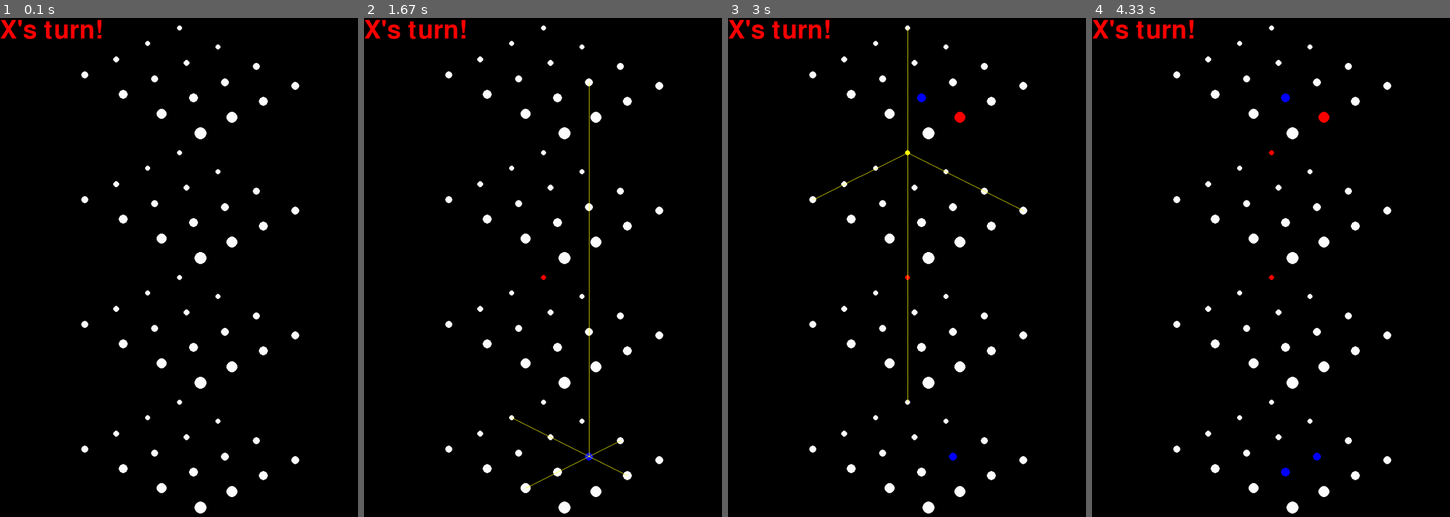
Above: before the commit, frames 1-4 (left to right).
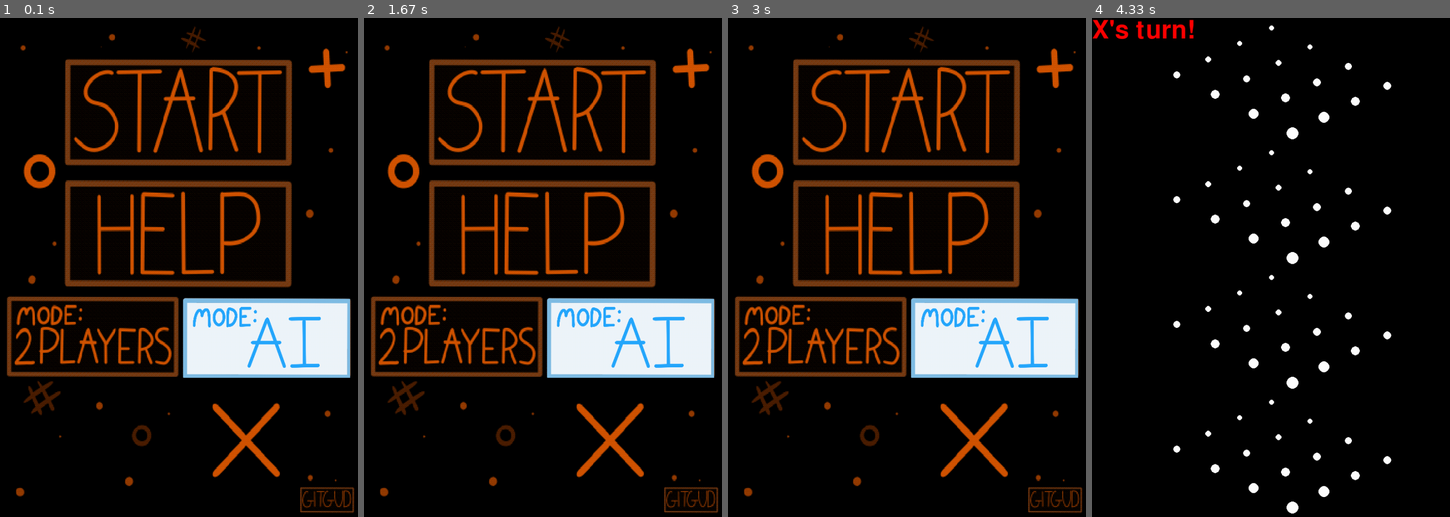
Above: after the commit, the same moments.

Repository: kluedemann/GitGud
Game: pygame game, started from main.py
The game is run twice, just before and just after one commit, with the same random seed, the same clock (stepped at 60 frames per second) and the same inputs.
Inputs (mouse positions are in pixels of both pictures, inside the frame that each line leads up to):
- Up to frame 1 (0.1 s): no input
- Up to frame 2 (1.67 s): click (543, 267) at 0.38 s; press the mouse at (543, 267) at 1.27 s; move the mouse to (564, 357) at 1.37 s; release the mouse at (585, 447) at 1.5 s
- Up to frame 3 (3 s): press the mouse at (907, 267) at 1.7 s; move the mouse to (921, 272) at 1.8 s; release the mouse at (935, 282) at 1.93 s; move the mouse to (953, 122) at 2.23 s; click (953, 122) at 2.45 s; move the mouse to (914, 162) at 2.8 s
- Up to frame 4 (4.33 s): click (1278, 162) at 3.07 s

The runs differ from the first frame. In frame 1, 24% of the frame differs, in the area x 0-100%, y 0-100%; in frame 2, 24%; in frame 3, 24%; in frame 4, 0.2%.

Commit message:
Plz merge :pray:

Diff:
--- a/main.py
+++ b/main.py
@@ -32,6 +32,35 @@
         self.bot = Bot(self.players[1], max_depth=3, epsilon=0)
         self.mode = 'AI'
         self.pos = None
+        self.start = True
+        self.help = False
+
+    def draw_start(self):
+        the_image = pygame.image.load("./Start.png")
+        the_image = pygame.transform.scale(the_image, self.surface.get_size())
+        self.surface.blit(the_image, (0, 0))
+        if self.mode == 'AI':
+            the_image = pygame.image.load("./croppedAI.PNG")
+            the_image = pygame.transform.scale(the_image, (335, 160))
+            self.surface.blit(the_image, (367, 561))
+        else:
+            the_image = pygame.image.load("./cropped2P.PNG")
+            the_image = pygame.transform.scale(the_image, (345, 162))
+            self.surface.blit(the_image, (13, 557))
+        pygame.display.update()
+        return
+
+    def draw_help(self):
+        self.surface.fill((0, 0, 0))
+        lines = ["This game is 4x4x4 Tic-Tac-Toe.", "Click a dot to play a move.", "You win by aligning four dots in a row.", "They may be connected",  "horizontally, vertically, or diagonally.",
+        "Play against a friend or the AI.", "Red is X and goes first. O is blue.", "Click to go back."]
+        color = (255, 100, 0)
+        text_font = pygame.font.SysFont('', 50)
+        for i, line in enumerate(lines):
+            text_image = text_font.render(line, True, color)
+            self.surface.blit(text_image, (50, 75 + 75*i))
+        pygame.display.update()
+        return
 
 
     def draw(self, test=True):
@@ -89,8 +118,12 @@
         # Run main game loop
         # BOT GO FIRST
         # self.turn_num = 1
-
-        self.draw()
+        self.draw_start()
+        while self.start:
+            self.get_events()
+
+        if not self.exit:
+            self.draw()
 
         # BOT GO FIRST
         # z, x, y, _ = self.bot.action(self)
@@ -120,8 +153,9 @@
         for event in events:
             # Exit game
             if event.type == pygame.QUIT:
+                self.start = False
                 self.exit = True
-            elif event.type == pygame.MOUSEBUTTONUP and not self.game_over:
+            elif event.type == pygame.MOUSEBUTTONUP and not self.game_over and not self.start:
                 # Attempt to play turn
                 player = self.players[self.turn_num % 2]
                 coords = pygame.mouse.get_pos()
@@ -134,8 +168,24 @@
                         player = self.players[self.turn_num % 2]
                         self.turn(player, x, y, z)
                         self.update(player)
-
-            elif event.type == pygame.MOUSEMOTION:
+            elif event.type == pygame.MOUSEBUTTONUP and self.start:
+                coords = pygame.mouse.get_pos()
+                print(coords)
+                if self.help:
+                    self.help = False
+                    self.draw_start()
+                elif 132 <= coords[0] <= 586 and 86 <= coords[1] <= 296:
+                    self.start = False
+                elif 16 <= coords[0] <= 357 and 561 <= coords[1] <= 720:
+                    self.mode = ''
+                    self.draw_start()
+                elif 368 <= coords[0] <= 700 and 563 <= coords[1] <= 728:
+                    self.mode = 'AI'
+                    self.draw_start()
+                elif 133 <= coords[0] <= 584 and 327 <= coords[1] <= 539:
+                    self.help = True
+                    self.draw_help()
+            elif event.type == pygame.MOUSEMOTION and not self.start:
                 coords = pygame.mouse.get_pos()
                 update = False
                 if self.pos is not None:
Binary file added: Start.png
Binary file added: cropped2P.PNG
Binary file added: croppedAI.PNG
